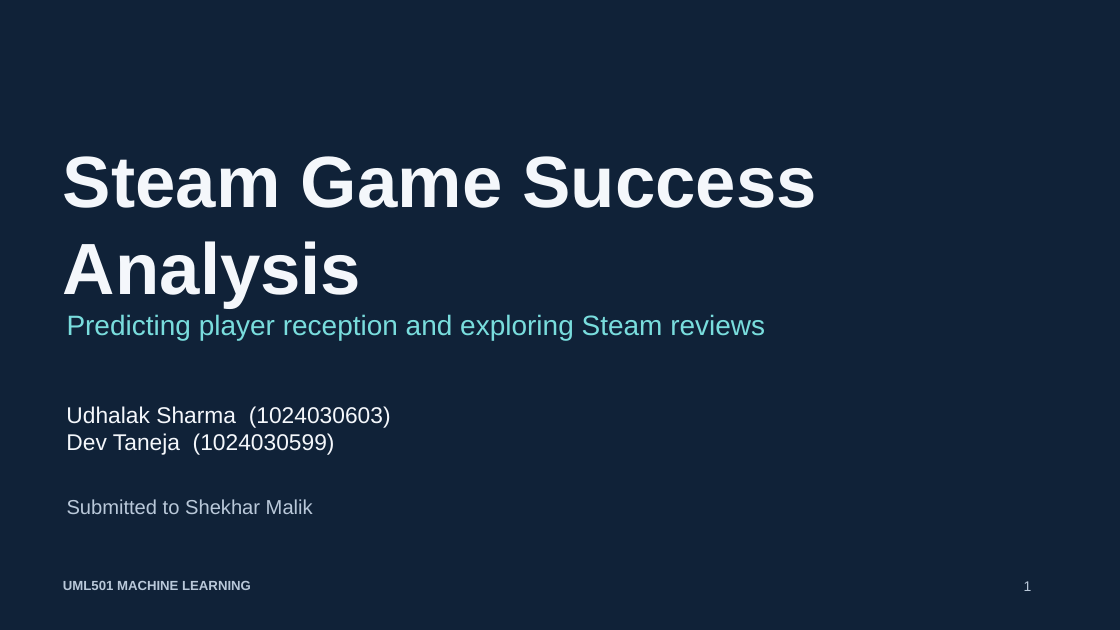
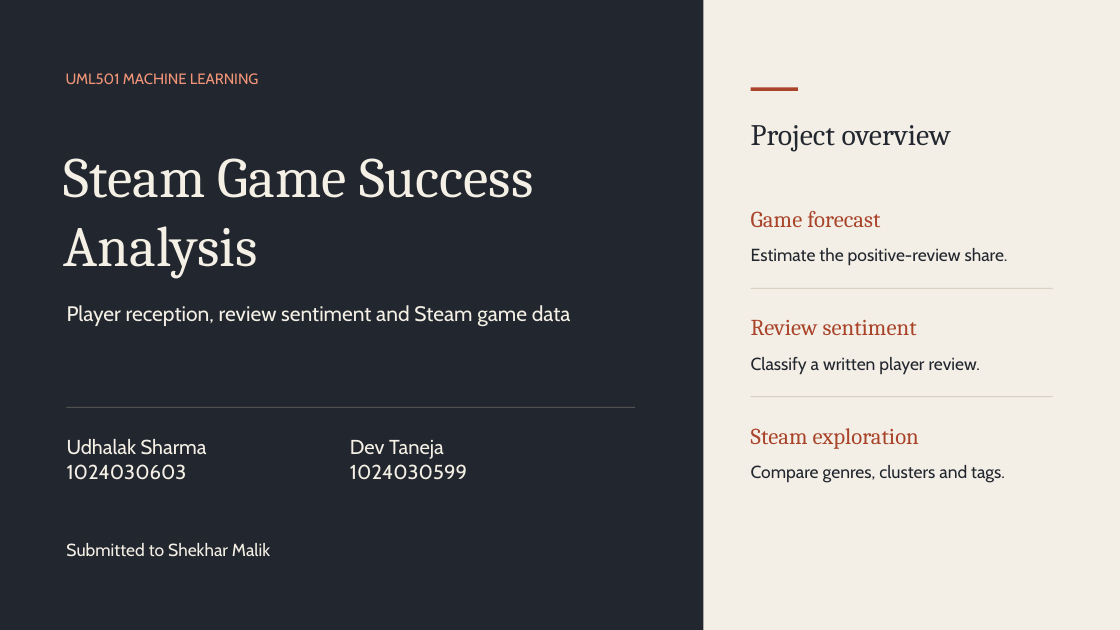
Before and after one commit to yourgrok/steam-game-success-demo, a slide deck: slide 1 of Steam_Game_Success_Presentation.pptx. Drawn at 1120x630 pixels with LibreOffice and Linux fonts; fonts in the diff are those of the drawing. Boxes give left, top, right and bottom in pixels: in the first picture for what was removed or moved away, otherwise in the second. Text is boxed around its words. In the diff, an @@ line names an element or a change of style, - is before the commit and + after.

Commit message:
Restyle final Steam presentation to match proposal

```diff
--- a/Steam_Game_Success_Presentation.pptx
+++ b/Steam_Game_Success_Presentation.pptx
@@ background #102238 to #F3EFE6 @@
@@ rectangle added at (x1=0, y1=0, x2=704, y2=630), fill #22262E @@
@@ text "UML501 MACHINE LEARNING" moved from (x1=63, y1=581, x2=251, y2=590) to (x1=66, y1=73, x2=259, y2=84) @@
@@ text "UML501 MACHINE LEARNING" at (x1=66, y1=73, x2=259, y2=84): size 11.2 to 12.8 pt, font Arial to Cabin, text colour #B9C8D9 to #F29579, bold off @@
@@ rectangle added at (x1=751, y1=87, x2=798, y2=91), fill #A9442A @@
@@ text "Steam Game Success" at (x1=64, y1=158, x2=533, y2=278): size 62.2 to 48.8 pt, font Arial to Cambria, text colour #F4F7FB to #F5F0E6, bold off @@
@@ text added at (x1=751, y1=125, x2=951, y2=152), 25.5 pt, text #22262E @@
+Project overview
@@ text added at (x1=751, y1=211, x2=880, y2=227), 19.5 pt, text #A9442A @@
+Game forecast
@@ text added at (x1=751, y1=248, x2=1008, y2=266), 15 pt, text #22262E @@
+Estimate the positive-review share.
@@ rectangle added at (x1=751, y1=288, x2=1053, y2=289), fill #CBC2B2 @@
@@ text at (x1=67, y1=305, x2=571, y2=327): text changed; size 24 to 18 pt; font Arial to Cabin; text colour #79DDDD to #F5F0E6 @@
-Predicting player reception and exploring Steam reviews
+Player reception, review sentiment and Steam game data
@@ text added at (x1=751, y1=320, x2=917, y2=335), 19.5 pt, text #A9442A @@
+Review sentiment
@@ text added at (x1=751, y1=357, x2=980, y2=374), 15 pt, text #22262E @@
+Classify a written player review.
@@ rectangle added at (x1=66, y1=407, x2=635, y2=408), fill #696762 @@
@@ rectangle added at (x1=751, y1=397, x2=1053, y2=397), fill #CBC2B2 @@
@@ text added at (x1=67, y1=439, x2=207, y2=480), 17.2 pt, text #F5F0E6 @@
+Udhalak Sharma
+1024030603
@@ text at (x1=350, y1=440, x2=467, y2=480): text changed; size 19.5 to 17.2 pt; font Arial to Cabin; text colour #F4F7FB to #F5F0E6 @@
-Udhalak Sharma (1024030603)
-Dev Taneja (1024030599)
+Dev Taneja
+1024030599
@@ text added at (x1=751, y1=428, x2=919, y2=449), 19.5 pt, text #A9442A @@
+Steam exploration
@@ text added at (x1=751, y1=465, x2=1005, y2=483), 15 pt, text #22262E @@
+Compare genres, clusters and tags.
@@ text "Submitted to Shekhar Malik" moved from (x1=67, y1=499, x2=313, y2=514) to (x1=66, y1=543, x2=270, y2=557) @@
@@ text "Submitted to Shekhar Malik" at (x1=66, y1=543, x2=270, y2=557): size 17.2 to 15 pt, font Arial to Cabin, text colour #B9C8D9 to #F5F0E6 @@
@@ text removed at (x1=1024, y1=581, x2=1032, y2=591) @@
-1
```
Also in this commit, not shown: 5 other slides changed.
